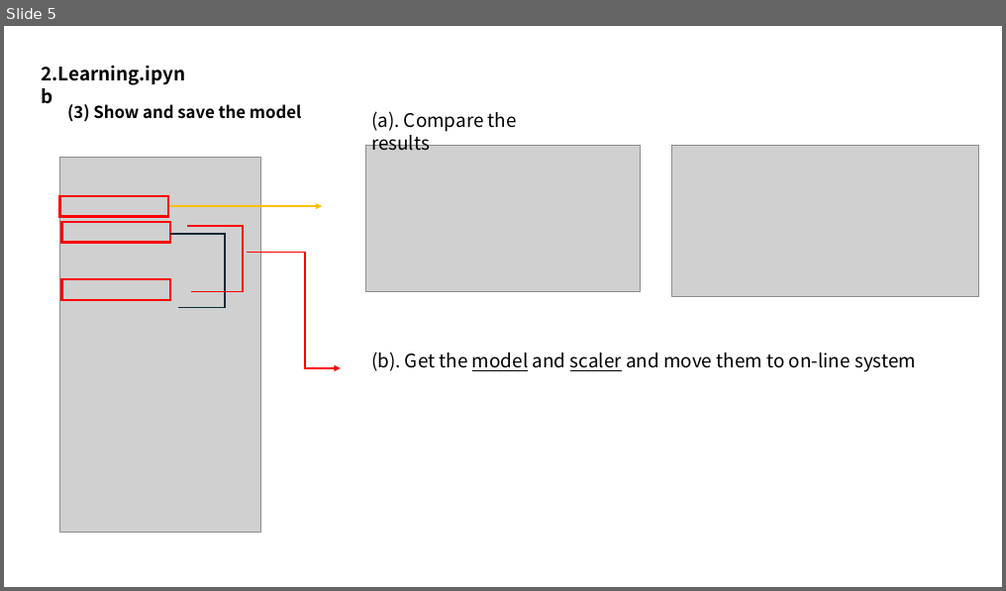
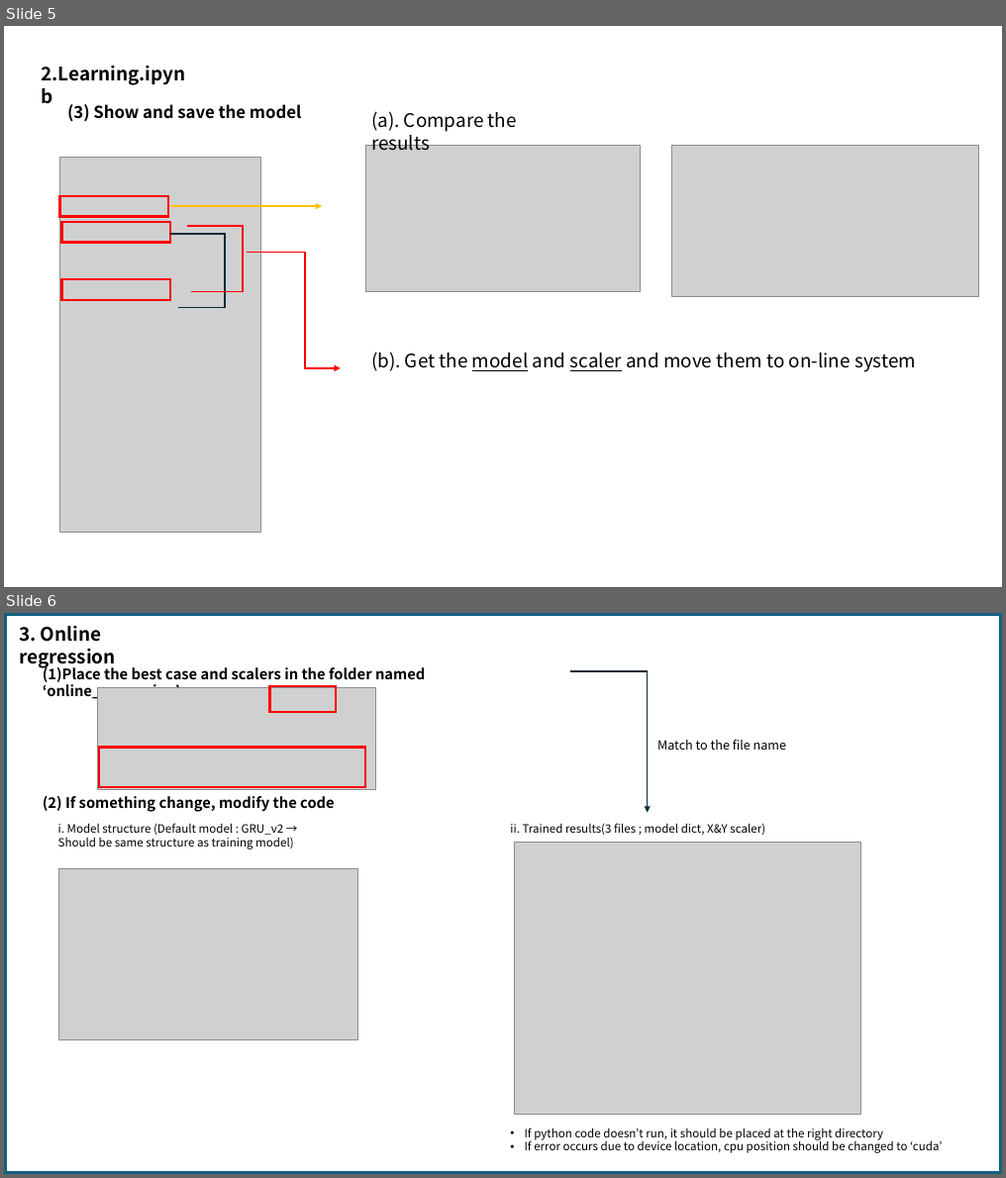
Before and after one commit to hunissweet/Soft_finger_training, a slide deck: Readme.pptm. Shown one above the other, each under a label of ours: slide 5 before the commit, slides 5 and 6 after it. The pictures are 1006x591 and 1006x1178 pixels, drawn with LibreOffice and Linux fonts; fonts in the diff are those of the drawing; grey boxes stand for pictures. Boxes give left, top, right and bottom in pixels: in the first picture for what was removed or moved away, otherwise in the second. Text is boxed around its words. In the diff, an @@ line names an element or a change of style, - is before the commit and + after.

```diff
--- a/Readme.pptm
+++ b/Readme.pptm
@@ slide 6 added at [4, 613, 1002, 1174], background #FFFFFF @@
@@ rectangle added at [4, 613, 1002, 1174], outline #156082 6 pt @@
@@ text added at [19, 625, 115, 668], 18 pt, text #000000, bold @@
+3. Online regression
@@ text added at [43, 664, 425, 701], 14 pt, text #000000, bold @@
+(1)Place the best case and scalers in the folder named ‘online_regression’
@@ freeform shape added at [570, 671, 648, 813], outline #092A39 1.5 pt @@
@@ picture added at [97, 688, 375, 789] @@
@@ rectangle added at [269, 686, 336, 712], outline #FF0000 2 pt @@
@@ rectangle added at [99, 747, 365, 786], outline #FF0000 2 pt @@
@@ text added at [657, 740, 786, 750], 12 pt, text #000000 @@
+Match to the file name
@@ text added at [43, 796, 335, 812], 14 pt, text #000000, bold @@
+(2) If something change, modify the code
@@ text added at [58, 823, 294, 850], 11 pt, text #000000 @@
+i. Model structure (Default model : GRU_v2 → Should be same structure as training model)
@@ text added at [510, 823, 765, 835], 11 pt, text #000000 @@
+ii. Trained results(3 files ; model dict, X&Y scaler)
@@ picture added at [514, 842, 861, 1114] @@
@@ picture added at [58, 869, 358, 1041] @@
@@ text added at [525, 1128, 942, 1154], 11 pt, text #000000 @@
+• If python code doesn’t run, it should be placed at the right directory
+• If error occurs due to device location, cpu position should be changed to ‘cuda’
```
Also in this commit, not shown: 46 other files.
